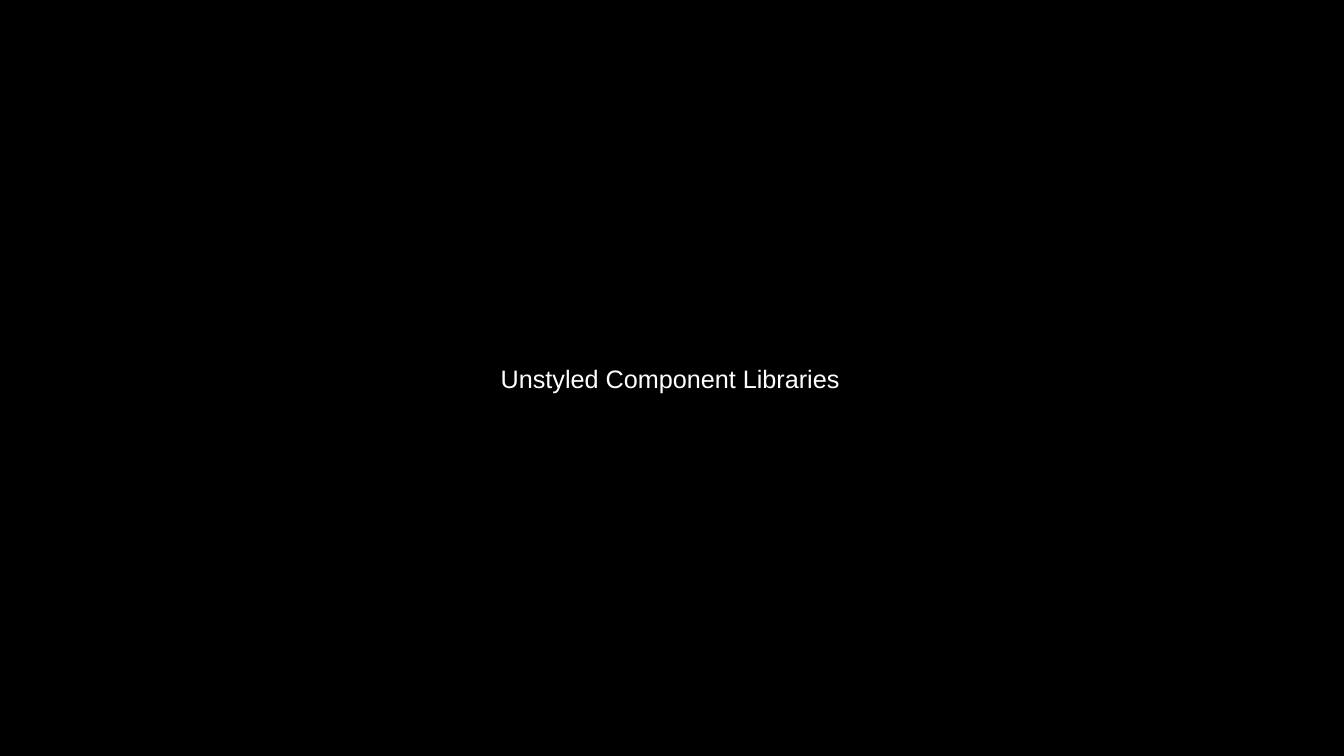
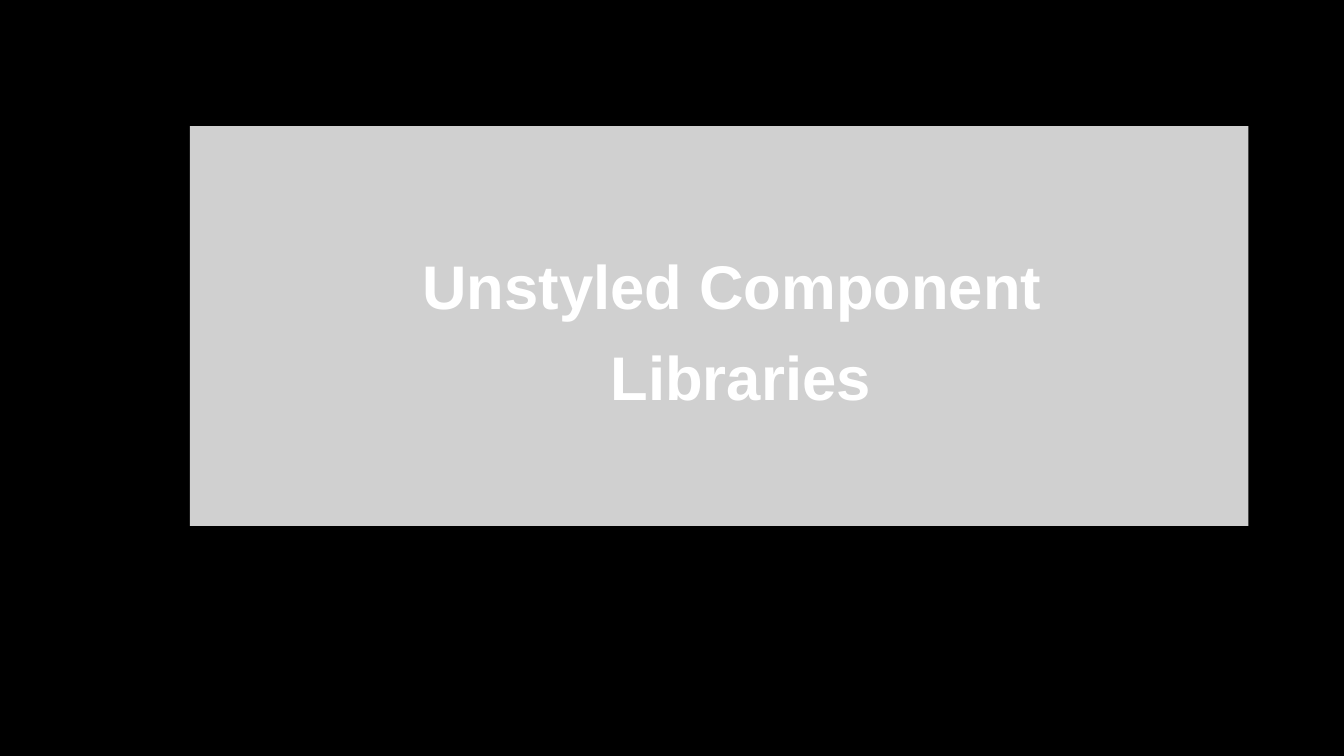
Before and after one commit to lanhanh259/unstyled-ui, a slide deck: slide 1 of unstyled component.pptx (slide 2 before the commit). Drawn at 1344x756 pixels with LibreOffice and Linux fonts; fonts in the diff are those of the drawing; grey boxes stand for pictures. Boxes give left, top, right and bottom in pixels: in the first picture for what was removed or moved away, otherwise in the second. Text is boxed around its words. In the diff, an @@ line names an element or a change of style, - is before the commit and + after.

```diff
--- a/unstyled component.pptx
+++ b/unstyled component.pptx
@@ picture added at box(190, 126, 1248, 526) @@
@@ text at box(422, 265, 1041, 400): text changed; size 18 to 44 pt; bold on @@
-Unstyled Component Libraries
+Unstyled Component
+Libraries
```
Also in this commit, not shown: 7 other slides changed, 1 slide removed.
